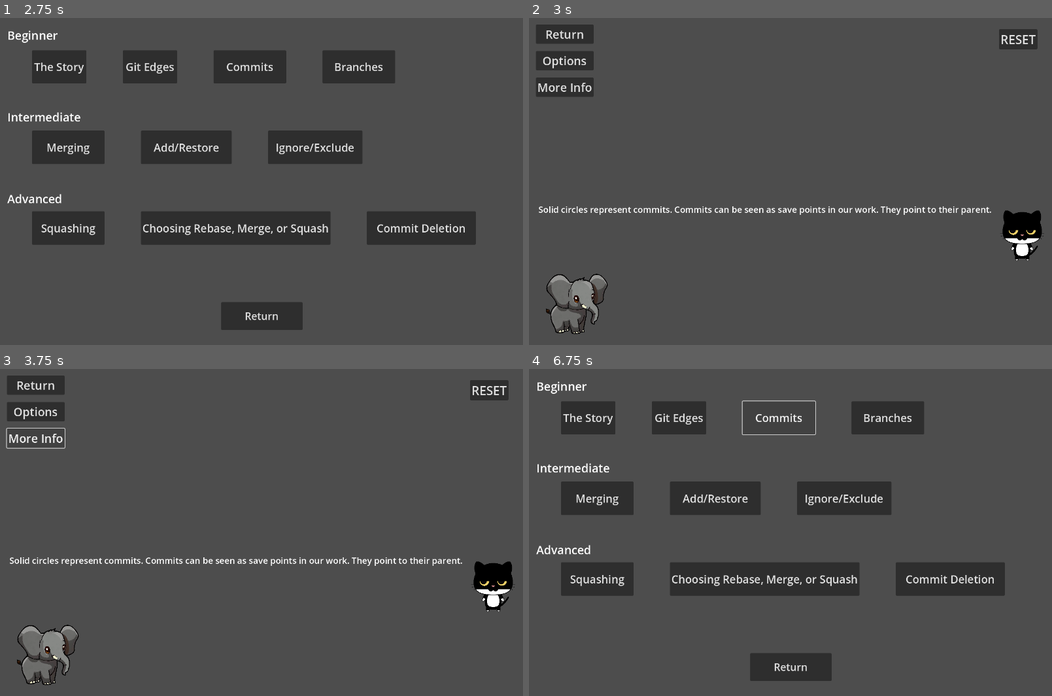
Above: before the commit, frames 1-4 (two rows, left to right).
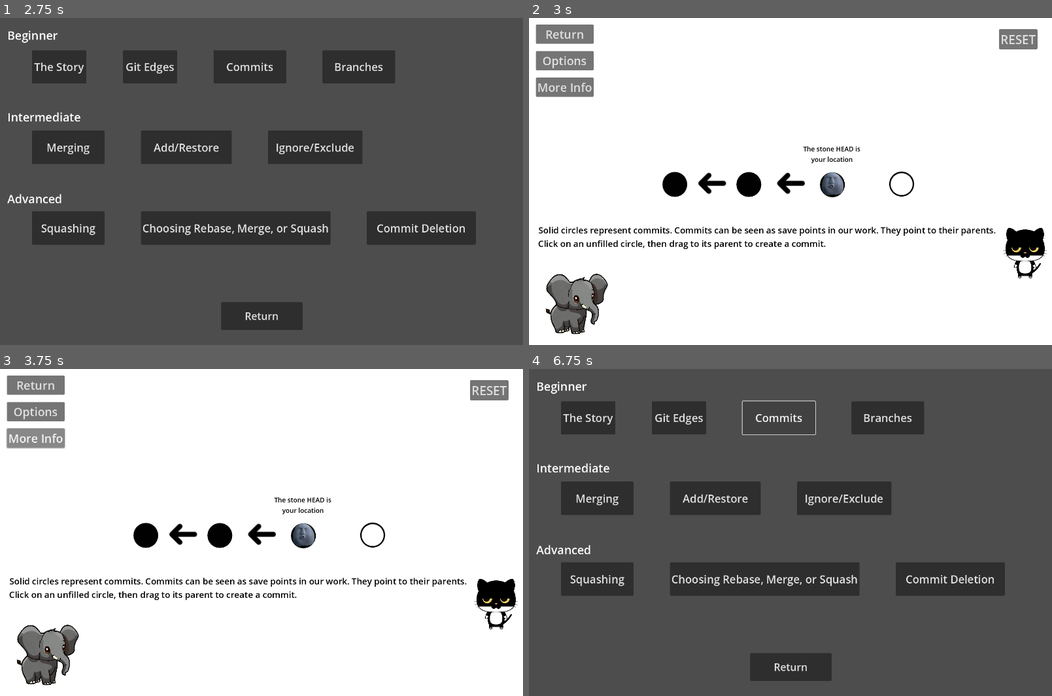
Above: after the commit, the same moments.

Repository: Gitdrasil/Gitdrasil
Game: Godot game, scene res://scenes/main_menu.tscn
Two runs of this game, one before a commit and one after it. Both use one fixed random seed, a clock stepped at 60 frames per second and the inputs below.
Inputs:
- Up to frame 1 (2.75 s): click "Start Game" at 0.5 s; click "The Story" at 1.25 s; click "The Story" at 2 s
- Up to frame 2 (3 s): click "Git Edges" at 2.75 s
- Up to frame 3 (3.75 s): click "More Info" at 3.5 s
- Up to frame 4 (6.75 s): click "More Info" at 4.25 s; click "More Info" at 5 s; click "Return" at 5.75 s; click "Commits" at 6.5 s

Frame 1 is identical in both runs. In frame 2, 97% of the frame differs, in the area x 0-100%, y 0-100%; in frame 3, 97%; in frame 4, nothing differs.

Commit message:
mocked up edge

Diff:
--- a/prat/new-game-project/scenes/credits.tscn
+++ b/prat/new-game-project/scenes/credits.tscn
@@ -72,6 +72,21 @@
 underline = 1
 uri = "https://pixabay.com/illustrations/cat-panda-1390342/"
 
+[node name="LinkButton4" type="LinkButton" parent="."]
+layout_mode = 1
+anchors_preset = 5
+anchor_left = 0.5
+anchor_right = 0.5
+offset_left = -309.0
+offset_top = 295.0
+offset_right = 312.0
+offset_bottom = 337.0
+grow_horizontal = 2
+theme_override_font_sizes/font_size = 30
+text = "Stone Heads: Silver Stone Handcrafted"
+underline = 1
+uri = "https://www.silverstonehandcrafted.com/sandblasted-stones"
+
 [node name="Button" type="Button" parent="."]
 layout_mode = 1
 anchors_preset = 7
--- a/prat/new-game-project/scenes/edges.tscn
+++ b/prat/new-game-project/scenes/edges.tscn
@@ -1,8 +1,9 @@
-[gd_scene load_steps=5 format=3 uid="uid://bmh0bltltnyqh"]
+[gd_scene load_steps=7 format=3 uid="uid://bmh0bltltnyqh"]
 
 [ext_resource type="AudioStream" uid="uid://bexlfsp78porn" path="res://audio/mrticklechops1.mp3" id="1_vck5d"]
 [ext_resource type="Texture2D" uid="uid://b6exwdst0tf34" path="res://characters/elephant-7931673_1280.png" id="2_ektet"]
 [ext_resource type="Texture2D" uid="uid://ygn52gf1jwbi" path="res://characters/cat-1390342_640.png" id="3_ba6mn"]
+[ext_resource type="Texture2D" uid="uid://d3w2fnntwfhdk" path="res://image editing/edgemockup.png" id="4_j0d3d"]
 
 [sub_resource type="GDScript" id="GDScript_lbk3c"]
 script/source = "extends Control
@@ -30,6 +31,9 @@
 	pass # Replace with function body.
 "
 
+[sub_resource type="StyleBoxFlat" id="StyleBoxFlat_4gri8"]
+bg_color = Color(1, 1, 1, 1)
+
 [node name="edges" type="Control"]
 layout_mode = 3
 anchors_preset = 15
@@ -38,6 +42,15 @@
 grow_horizontal = 2
 grow_vertical = 2
 script = SubResource("GDScript_lbk3c")
+
+[node name="Panel" type="Panel" parent="."]
+layout_mode = 1
+anchors_preset = 15
+anchor_right = 1.0
+anchor_bottom = 1.0
+grow_horizontal = 2
+grow_vertical = 2
+theme_override_styles/panel = SubResource("StyleBoxFlat_4gri8")
 
 [node name="RESET" type="Button" parent="."]
 layout_mode = 0
@@ -82,7 +95,7 @@
 flip_h = true
 
 [node name="Cat-1390342640" type="Sprite2D" parent="."]
-position = Vector2(1358, 599)
+position = Vector2(1366, 647)
 scale = Vector2(0.216846, 0.216846)
 texture = ExtResource("3_ba6mn")
 flip_h = true
@@ -90,13 +103,30 @@
 [node name="edge_instruction" type="Label" parent="."]
 layout_mode = 2
 offset_left = 26.0
-offset_top = 510.0
+offset_top = 567.0
 offset_right = 1314.0
-offset_bottom = 549.0
+offset_bottom = 638.0
+theme_override_colors/font_color = Color(0, 0, 0, 1)
 theme_override_font_sizes/font_size = 24
-text = "Solid circles represent commits. Commits can be seen as save points in our work. They point to their parent.
+text = "Solid circles represent commits. Commits can be seen as save points in our work. They point to their parents.
+Click on an unfilled circle, then drag to its parent to create a commit.
 
 "
+
+[node name="Edgemockup" type="Sprite2D" parent="."]
+position = Vector2(680, 461)
+texture = ExtResource("4_j0d3d")
+
+[node name="edge_instruction2" type="Label" parent="."]
+offset_left = 717.0
+offset_top = 347.0
+offset_right = 952.0
+offset_bottom = 418.0
+theme_override_colors/font_color = Color(0, 0, 0, 1)
+theme_override_font_sizes/font_size = 18
+text = "The stone HEAD is
+your location"
+horizontal_alignment = 1
 
 [connection signal="pressed" from="VBoxContainer/return" to="." method="_on_return_pressed"]
 [connection signal="pressed" from="VBoxContainer/options" to="." method="_on_options_pressed"]
Binary file added: prat/new-game-project/image editing/edgemockup.png
Not shown, added: prat/new-game-project/image editing/edgemockup.png.import
Binary file added: prat/new-game-project/stonehead1.png
Not shown, added: prat/new-game-project/stonehead1.png.import
Not shown, added: prat/new-game-project/image editing/edgemockup.xcf
Not shown, added: prat/new-game-project/image editing/stonehead1.xcf
